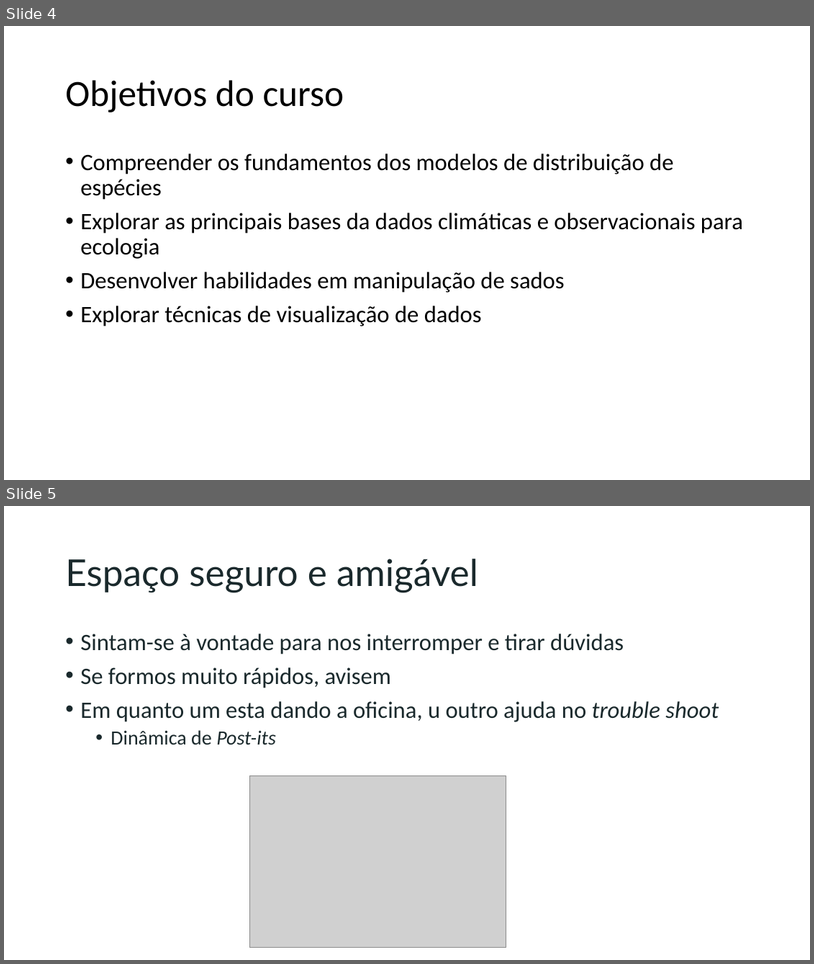
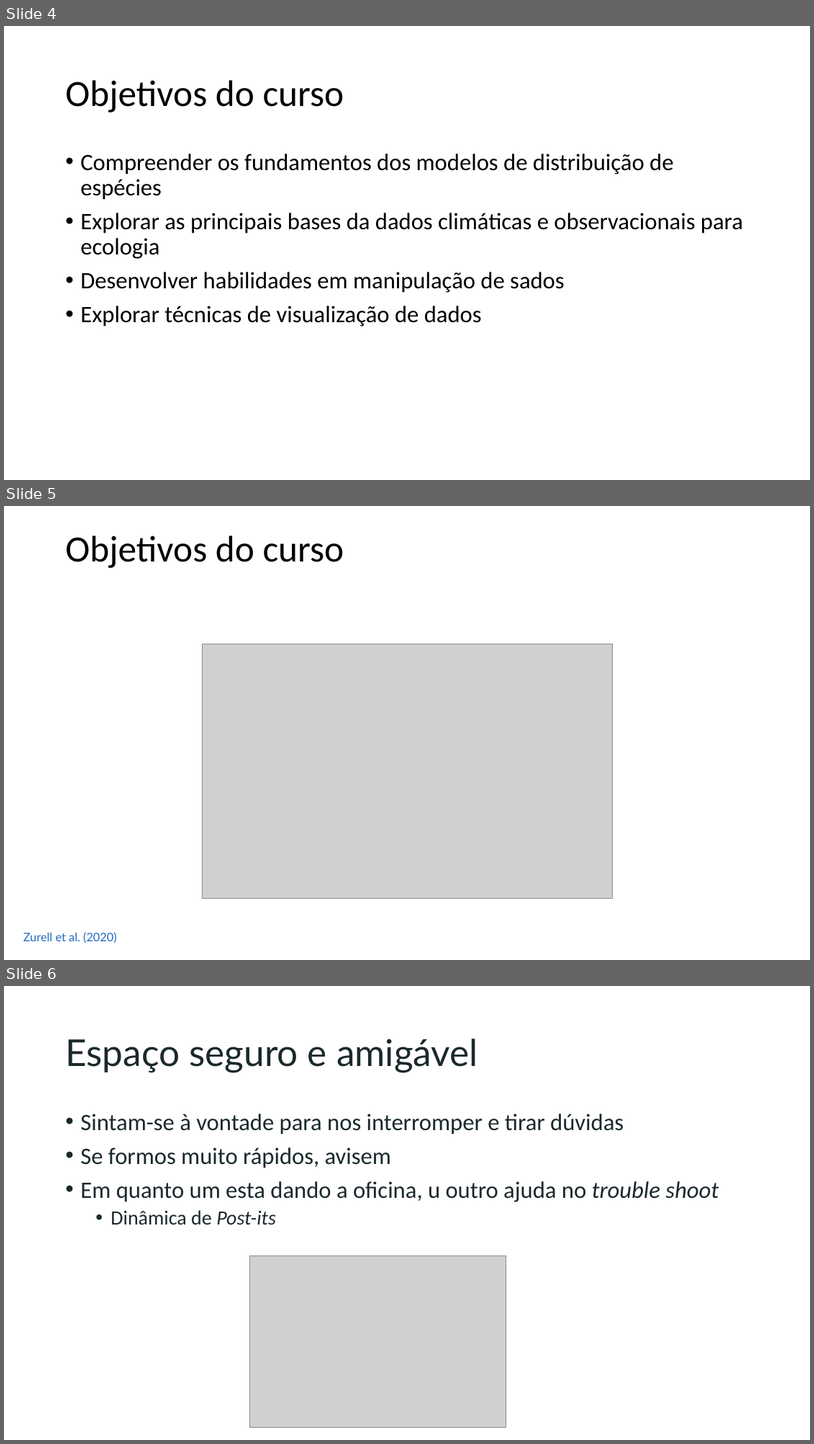
Before and after one commit to liviacnatal/curso_dados_sdms, a slide deck: sessoes/pptx/intorucao.pptx. Shown one above the other, each under a label of ours: slides 4 and 5 before the commit, slides 4, 5 and 6 after it. The pictures are 814x964 and 814x1444 pixels, drawn with LibreOffice and Linux fonts; fonts in the diff are those of the drawing; grey boxes stand for pictures. Boxes give left, top, right and bottom in pixels: in the first picture for what was removed or moved away, otherwise in the second. Text is boxed around its words. In the diff, an @@ line names an element or a change of style, - is before the commit and + after.

```diff
--- a/sessoes/pptx/intorucao.pptx
+++ b/sessoes/pptx/intorucao.pptx
@@ slide 5 added at (4, 506, 810, 960), background #FFFFFF @@
@@ title added at (65, 536, 345, 568), 44 pt, text #000000 @@
+Objetivos do curso
@@ picture added at (202, 644, 612, 898) @@
@@ text added at (23, 932, 117, 942), 14 pt, text #2369BE @@
+Zurell et al. (2020)
@@ what was slide 5 is now slide 6 @@
```
Also in this commit, not shown: 1 slide changed, 1 other slide added.
